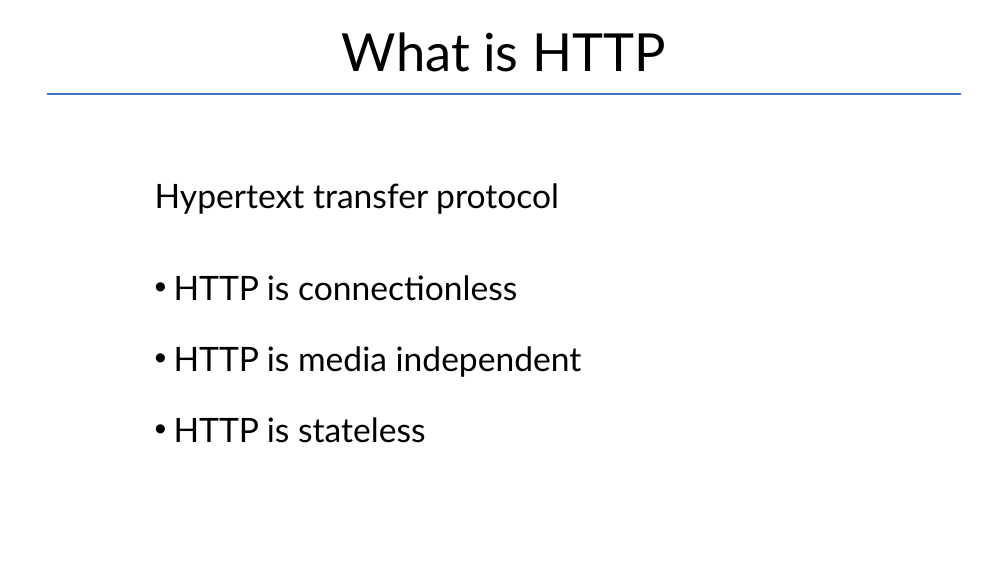
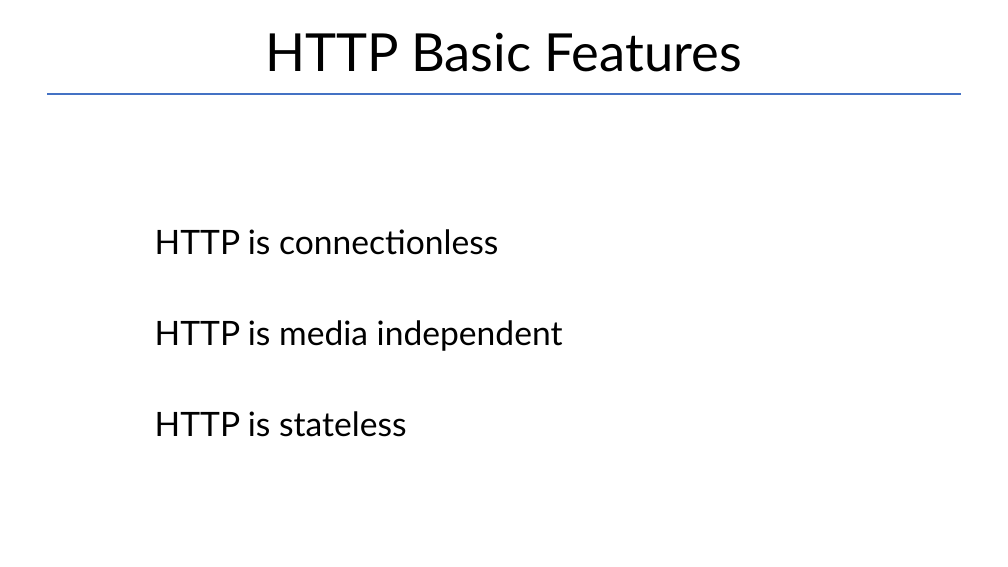
Before and after one commit to Garnik94/Levelup_presentations, a slide deck: slide 3 of Http/Http_presentation.pptx (slide 2 before the commit). Drawn at 1008x567 pixels with LibreOffice and Linux fonts; fonts in the diff are those of the drawing. Boxes give left, top, right and bottom in pixels: in the first picture for what was removed or moved away, otherwise in the second. Text is boxed around its words. In the diff, an @@ line names an element or a change of style, - is before the commit and + after.

```diff
--- a/Http/Http_presentation.pptx
+++ b/Http/Http_presentation.pptx
@@ title at (x1=266, y1=32, x2=742, y2=72): text changed @@
-What is HTTP
+HTTP Basic Features
@@ text "HTTP is connectionless" moved from (x1=155, y1=183, x2=582, y2=443) to (x1=155, y1=229, x2=563, y2=437) @@
@@ text "HTTP is connectionless" at (x1=155, y1=229, x2=563, y2=437): bullet • to none; line spacing 1.5 to 2 @@
@@ text at (x1=155, y1=183, x2=559, y2=214): paragraph removed @@
-Hypertext transfer protocol
```
Also in this commit, not shown: 4 other slides changed, 1 other file.
